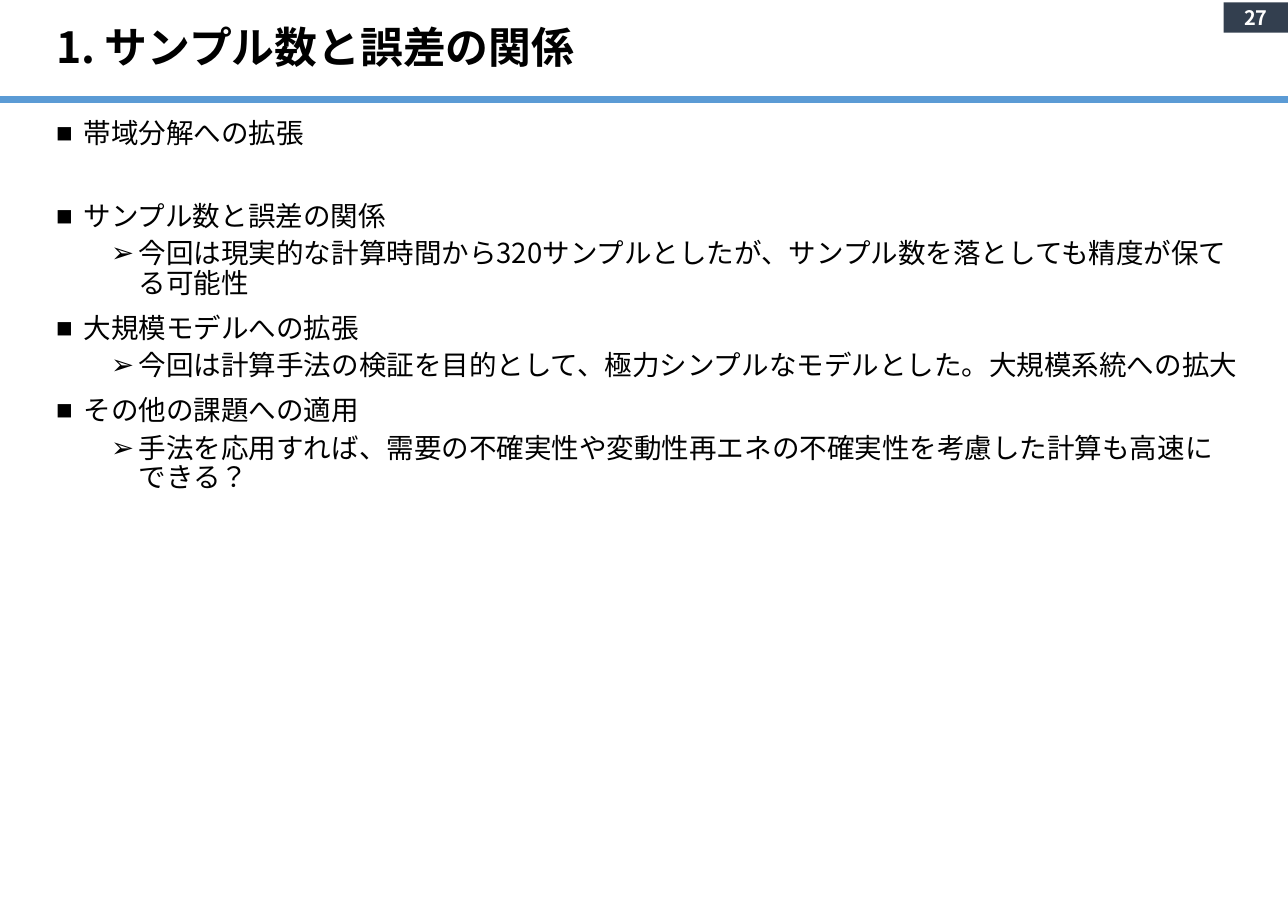
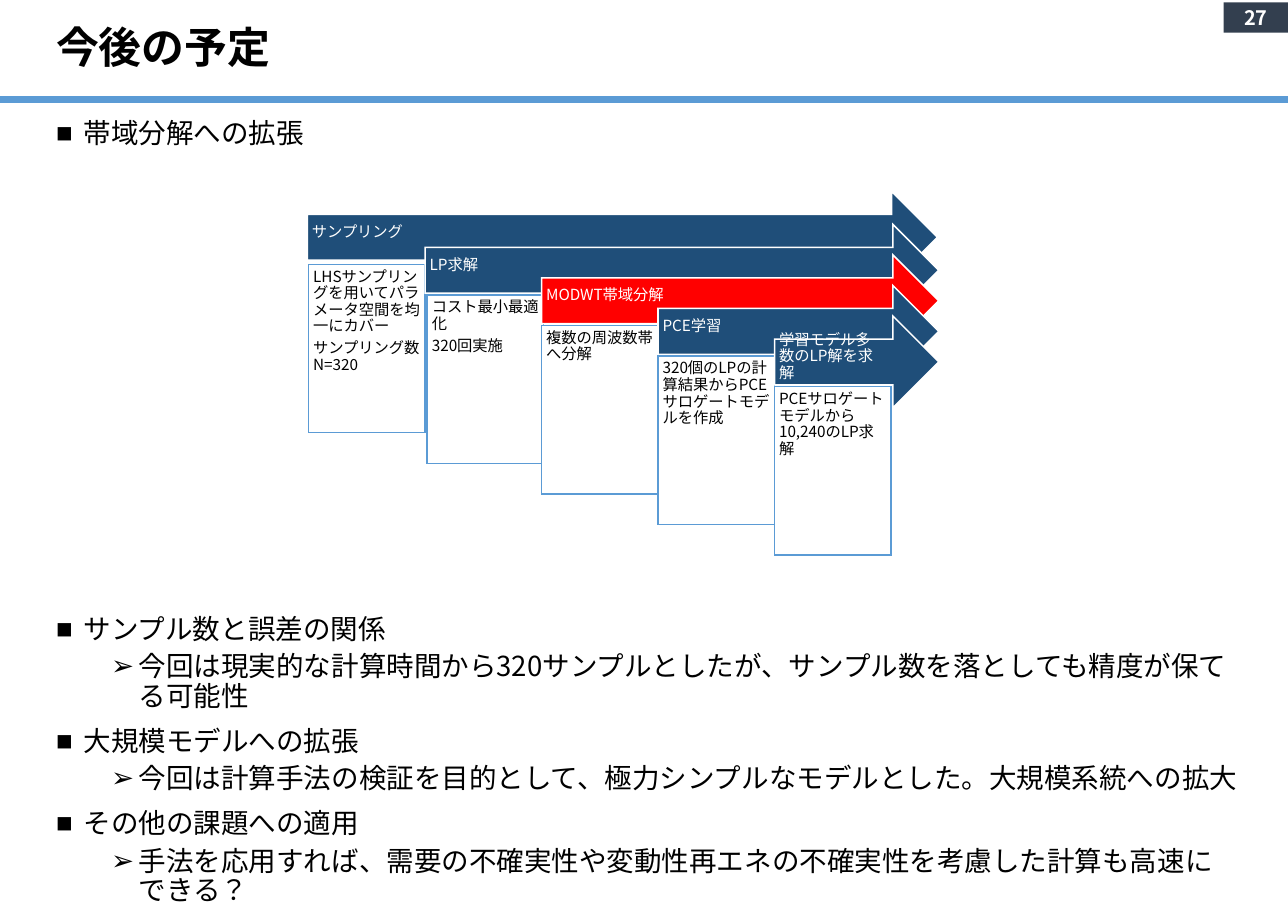
Before and after one commit to yanase1147/GSA-02, a slide deck: slide 27 of Study Outline.pptx. Drawn at 1288x911 pixels with LibreOffice and Linux fonts; fonts in the diff are those of the drawing. Boxes give left, top, right and bottom in pixels: in the first picture for what was removed or moved away, otherwise in the second. Text is boxed around its words. In the diff, an @@ line names an element or a change of style, - is before the commit and + after.

Commit message:
Study Outline.pptxの新しいバージョンを追加

```diff
--- a/Study Outline.pptx
+++ b/Study Outline.pptx
@@ title at box(56, 26, 270, 67): text changed @@
-1. サンプル数と誤差の関係
+今後の予定
@@ text "帯域分解への拡張" rewrapped from box(84, 120, 1237, 489) to box(84, 120, 1237, 874) @@
@@ group added at box(307, 192, 940, 555): 10 texts, 5 right arrows, 5 rectangles @@
+サンプリング
+LHSサンプリングを用いてパラメータ空間を均一にカバー
+サンプリング数N=320
+LP求解
+コスト最小最適化
+320回実施
+MODWT帯域分解
+複数の周波数帯へ分解
+PCE学習
+320個のLPの計算結果からPCEサロゲートモデルを作成
+学習モデル多数のLP解を求解
+PCEサロゲートモデルから10,240のLP求解
@@ page number added at box(635, 848, 658, 870), 13 pt, text #FFFFFF, bold @@
+27
```
Also in this commit, not shown: 15 other slides changed.
